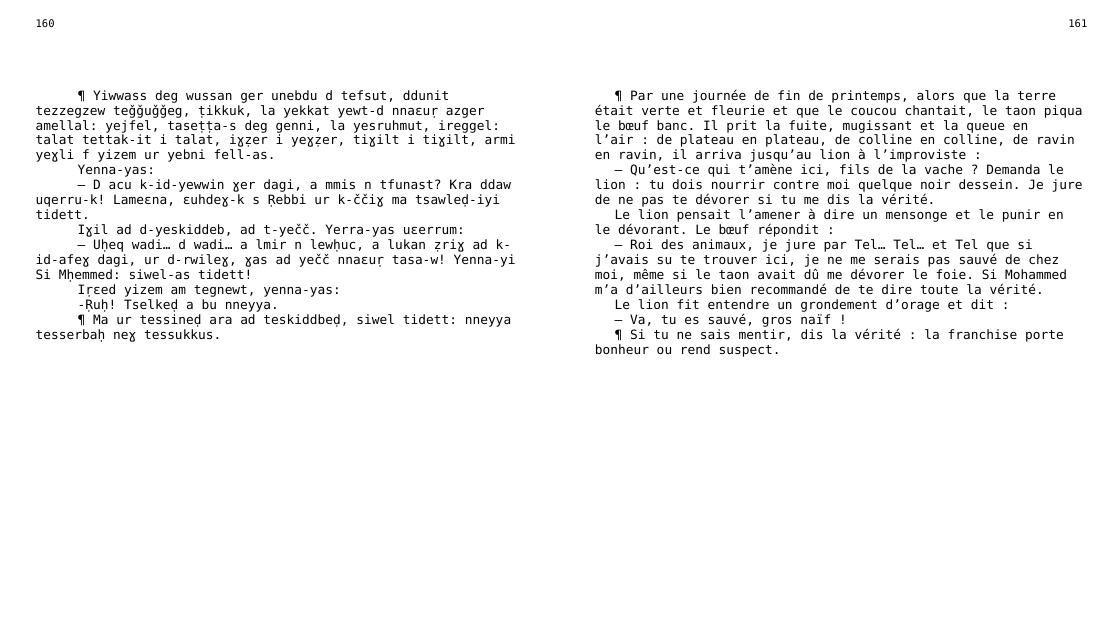
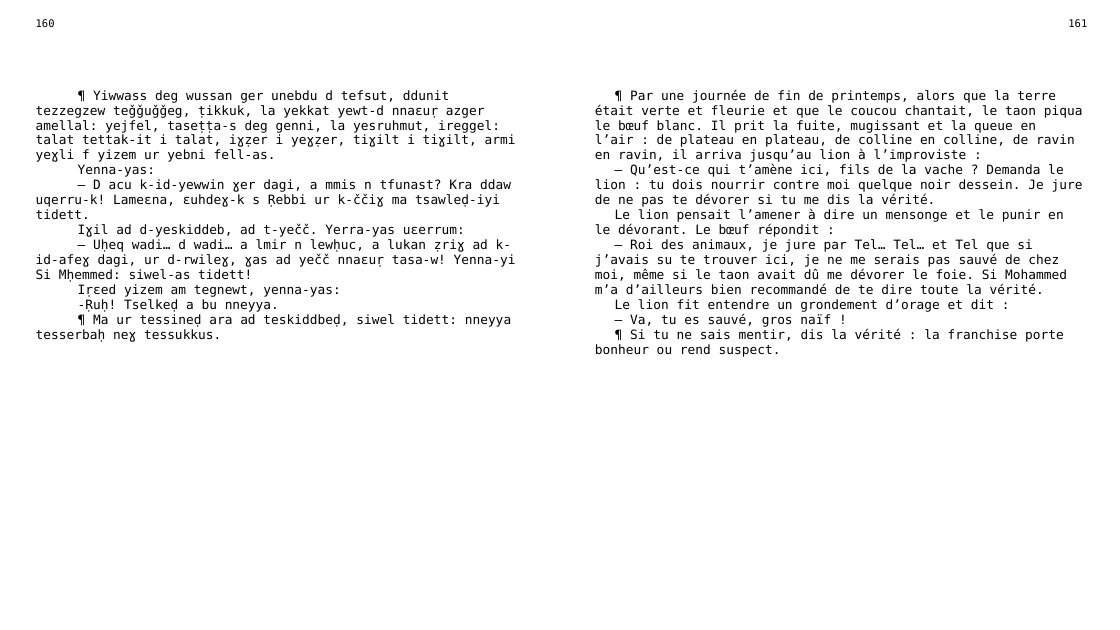
Before and after one commit to sferhah/tamacahut_n_wuccen, a slide deck: slide 79 of Uccen.ConsoleApp/Resources/pptx/uccen.pptx. Drawn at 1120x630 pixels with LibreOffice and Linux fonts; fonts in the diff are those of the drawing. Boxes give left, top, right and bottom in pixels: in the first picture for what was removed or moved away, otherwise in the second. Text is boxed around its words. In the diff, an @@ line names an element or a change of style, - is before the commit and + after.

```diff
--- a/Uccen.ConsoleApp/Resources/pptx/uccen.pptx
+++ b/Uccen.ConsoleApp/Resources/pptx/uccen.pptx
@@ table at <box>27,13,1096,607</box> @@
-row 3, column 3: ¶ Par une journée de fin de printemps, alors que la terre était verte et fleurie et que le coucou chantait, le taon piqua le bœuf banc. Il prit la fuite, mugissant et la queue en l’air : de plateau en plateau, de colline en colline, de ravin en ravin, il arriva jusqu’au lion à l’improviste : / — Qu’est-ce qui t’amène ici, fils de la vache ? Demanda le lion : tu dois nourrir contre moi quelque noir dessein. Je jure de ne pas te dévorer si tu me dis la vérité. / Le lion pensait l’amener à dire un mensonge et le punir en le dévorant. Le bœuf répondit : / — Roi des animaux, je jure par Tel… Tel… et Tel que si j’avais su te trouver ici, je ne me serais pas sauvé de chez moi, même si le taon avait dû me dévorer le foie. Si Mohammed m’a d’ailleurs bien recommandé de te dire toute la vérité. / Le lion fit entendre un grondement d’orage et dit : / — Va, tu es sauvé, gros naïf ! / ¶ Si tu ne sais mentir, dis la vérité : la franchise porte bonheur ou rend suspect.
+row 3, column 3: ¶ Par une journée de fin de printemps, alors que la terre était verte et fleurie et que le coucou chantait, le taon piqua le bœuf blanc. Il prit la fuite, mugissant et la queue en l’air : de plateau en plateau, de colline en colline, de ravin en ravin, il arriva jusqu’au lion à l’improviste : / — Qu’est-ce qui t’amène ici, fils de la vache ? Demanda le lion : tu dois nourrir contre moi quelque noir dessein. Je jure de ne pas te dévorer si tu me dis la vérité. / Le lion pensait l’amener à dire un mensonge et le punir en le dévorant. Le bœuf répondit : / — Roi des animaux, je jure par Tel… Tel… et Tel que si j’avais su te trouver ici, je ne me serais pas sauvé de chez moi, même si le taon avait dû me dévorer le foie. Si Mohammed m’a d’ailleurs bien recommandé de te dire toute la vérité. / Le lion fit entendre un grondement d’orage et dit : / — Va, tu es sauvé, gros naïf ! / ¶ Si tu ne sais mentir, dis la vérité : la franchise porte bonheur ou rend suspect.
```
Also in this commit, not shown: 27 other slides changed, 1 other file.
